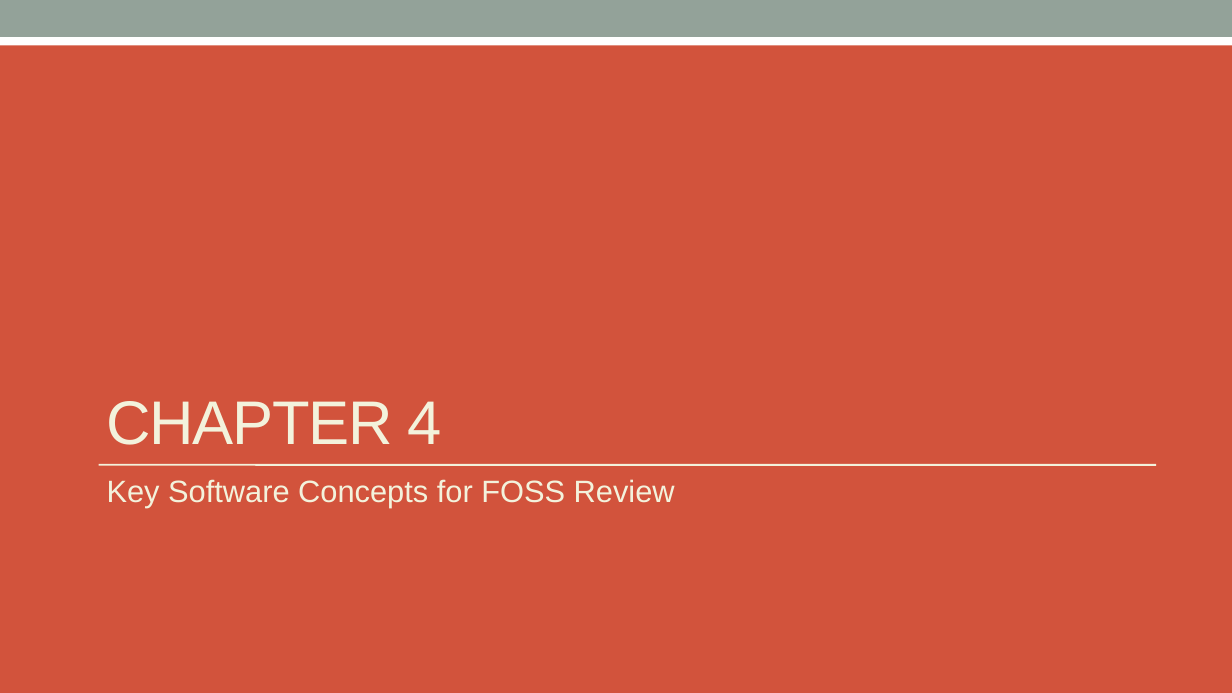
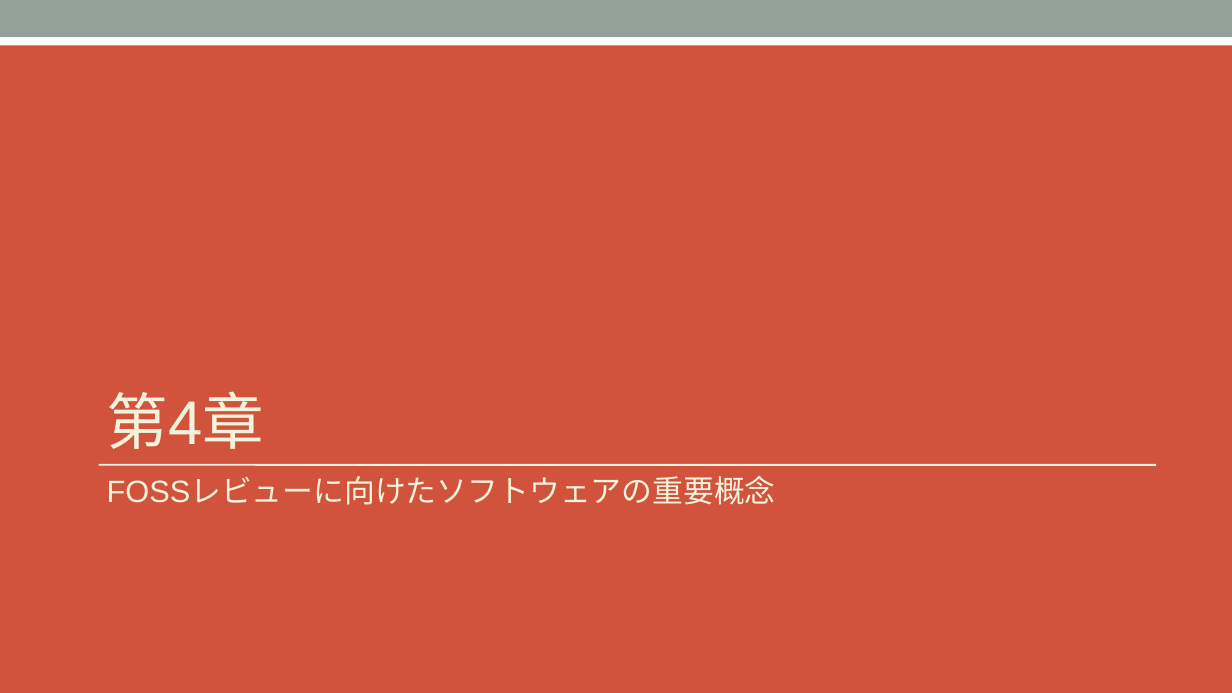
Before and after one commit to OpenChain-Project/Curriculum-Translation-JP, a slide deck: slide 32 of target/openchain-curriculum-release-2.pptx. Drawn at 1232x693 pixels with LibreOffice and Linux fonts; fonts in the diff are those of the drawing. Boxes give left, top, right and bottom in pixels: in the first picture for what was removed or moved away, otherwise in the second. Text is boxed around its words. In the diff, an @@ line names an element or a change of style, - is before the commit and + after.

Commit message:
33/75 slides done.

```diff
--- a/target/openchain-curriculum-release-2.pptx
+++ b/target/openchain-curriculum-release-2.pptx
@@ title at bbox=[107, 391, 264, 449]: text changed @@
-CHAPTER 4
+第4章
@@ text at bbox=[107, 478, 776, 505]: text changed @@
-Key Software Concepts for FOSS Review
+FOSSレビューに向けたソフトウェアの重要概念
```
Also in this commit, not shown: 5 other slides changed, 7 other files.
